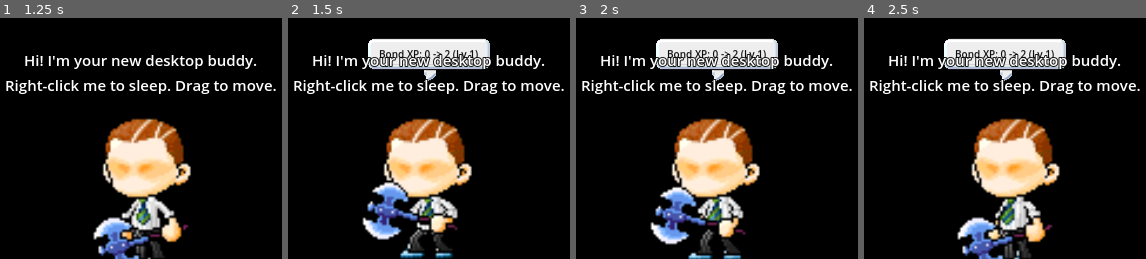
Above: before the commit, frames 1-4 (left to right).
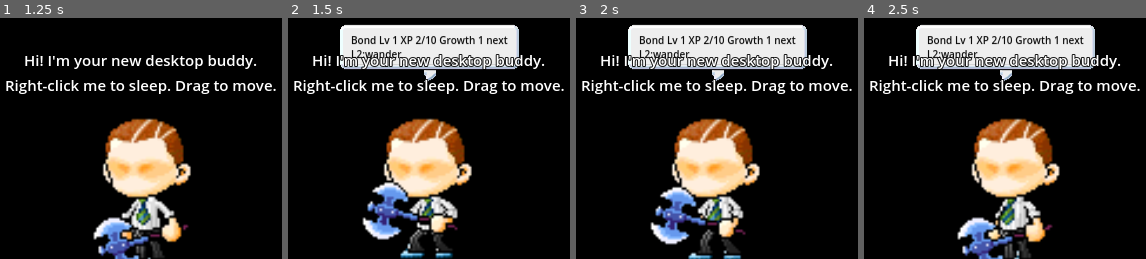
Above: after the commit, the same moments.

Repository: saventis2/buddy-assembler
Game: Godot game, scene res://scenes/LaunchRouter.tscn
Same seed, same stepped clock (60 frames per second), same inputs: the game is played once before the commit and once after it.
Inputs (mouse positions are in pixels of both pictures, inside the frame that each line leads up to):
- Up to frame 1 (1.25 s): tap Enter (ui_accept) at 0.5, 0.77 s; move the mouse to (217, 71) at 0.52 s; hold Right (ui_right) from 0.53 s (still down); tap E at 0.6 s; click (217, 71) at 0.67 s
- Up to frame 2 (1.5 s): release Right (ui_right) at 1.25 s; drag from (361, 107) to (412, 157) at 1.27 s
- Up to frame 3 (2 s): no input
- Up to frame 4 (2.5 s): move the mouse to (outside the picture) at 2.02 s; hold Left (ui_left) from 2.03 s (still down); tap T at 2.1 s

Frame 1 is identical in both runs. In frame 2, 6.8% of the frame differs, in the area x 18-82%, y 2-22%; in frame 3, 6.8%; in frame 4, 6.8%.

Commit message:
fix(plan5): make cadence/progression/pack checks explicitly verifiable

Diff:
--- a/apps/runtime-godot/scripts/buddy_overlay.gd
+++ b/apps/runtime-godot/scripts/buddy_overlay.gd
@@ -61,6 +61,7 @@
 const ContentLoader = preload("res://scripts/content/content_loader.gd")
 const EncounterScheduler = preload("res://scripts/encounters/encounter_scheduler.gd")
 const ChatCommandRouter = preload("res://scripts/interaction/chat_command_router.gd")
+const UnlockTable = preload("res://scripts/progression/unlock_table.gd")
 const ProductivityTracker = preload("res://scripts/utility/productivity_tracker.gd")
 const PromptCadence = preload("res://scripts/utility/prompt_cadence.gd")
 const ManualVerificationReport = preload("res://scripts/utility/manual_verification_report.gd")
@@ -666,7 +667,10 @@
     AppState.flush()
     _emit_setting_feedback("eventFrequency", values[index])
     _update_balloon_position()
-    _buddy_say("Event frequency: %s (Shift+F7 demo prompt)" % values[index])
+    _buddy_say(
+        "Event frequency: %s. For quick validation press Shift+F7, then compare /cadence."
+        % values[index]
+    )
     _refresh_telemetry()
 
 
@@ -681,7 +685,10 @@
     AppState.flush()
     _emit_setting_feedback("promptFrequency", values[index])
     _update_balloon_position()
-    _buddy_say("Prompt frequency: %s (Shift+F2 demo prompt)" % values[index])
+    _buddy_say(
+        "Prompt frequency: %s. For quick validation press Shift+F2, then compare /cadence."
+        % values[index]
+    )
     _refresh_telemetry()
 
 
@@ -836,8 +843,12 @@
     _load_visual_assets(_active_pack_id, _active_manifest)
     AppState.apply_loaded_pack(_active_pack_id, _active_manifest)
     _update_balloon_position()
+    var slot := ids.find(_active_pack_id) + 1
+    if slot <= 0:
+        slot = index + 1
     _buddy_say(
-        "Active pack: %s (%d available; visual deltas can be subtle)" % [_active_pack_id, ids.size()]
+        "Active pack: %s (slot %d/%d). Validate via telemetry 'pack:' line; visual deltas can be subtle."
+        % [_active_pack_id, slot, ids.size()]
     )
     _refresh_telemetry()
 
@@ -2836,15 +2847,45 @@
     var after_xp := int(after.get("bond_xp", 0))
     var before_level := int(before.get("bond_level", 1))
     var after_level := int(after.get("bond_level", 1))
+    var before_growth := int(before.get("growth_stage", 1))
+    var after_growth := int(after.get("growth_stage", 1))
     var before_unlocks := int(before.get("unlock_count", 0))
     var after_unlocks := int(after.get("unlock_count", 0))
-    var msg := "Bond XP: %d -> %d (Lv %d)" % [before_xp, after_xp, after_level]
+    var xp_per_level := UnlockTable.xp_per_level()
+    var xp_into_level := after_xp % xp_per_level
+    var msg := "Bond Lv %d XP %d/%d Growth %d" % [after_level, xp_into_level, xp_per_level, after_growth]
     if after_level > before_level:
         msg += " level up!"
+    if after_growth > before_growth:
+        msg += " growth up!"
     if after_unlocks > before_unlocks:
         msg += " unlock +%d" % (after_unlocks - before_unlocks)
+    var next_unlock := _next_unlock_hint(after_level)
+    if next_unlock == "":
+        msg += " all unlocks unlocked"
+    else:
+        msg += " next %s" % next_unlock
     _update_balloon_position()
     _buddy_say(msg)
+
+
+func _next_unlock_hint(level: int) -> String:
+    var rows := UnlockTable.all_unlock_rows()
+    var best_level := 9999
+    var best_value := ""
+    for row_variant in rows:
+        if typeof(row_variant) != TYPE_DICTIONARY:
+            continue
+        var row: Dictionary = row_variant
+        var unlock_level := int(row.get("level", 9999))
+        if unlock_level <= level:
+            continue
+        if unlock_level < best_level:
+            best_level = unlock_level
+            best_value = str(row.get("value", row.get("id", "unlock")))
+    if best_value == "":
+        return ""
+    return "L%d:%s" % [best_level, best_value]
 
 
 func _show_auto_prompt(line: String, source_kind: String) -> bool:
Not shown, changed: apps/runtime-godot/tests/SCENARIO_CHECKLIST.md
Not shown, changed: apps/runtime-godot/tests/run_manual_checklist.ps1
